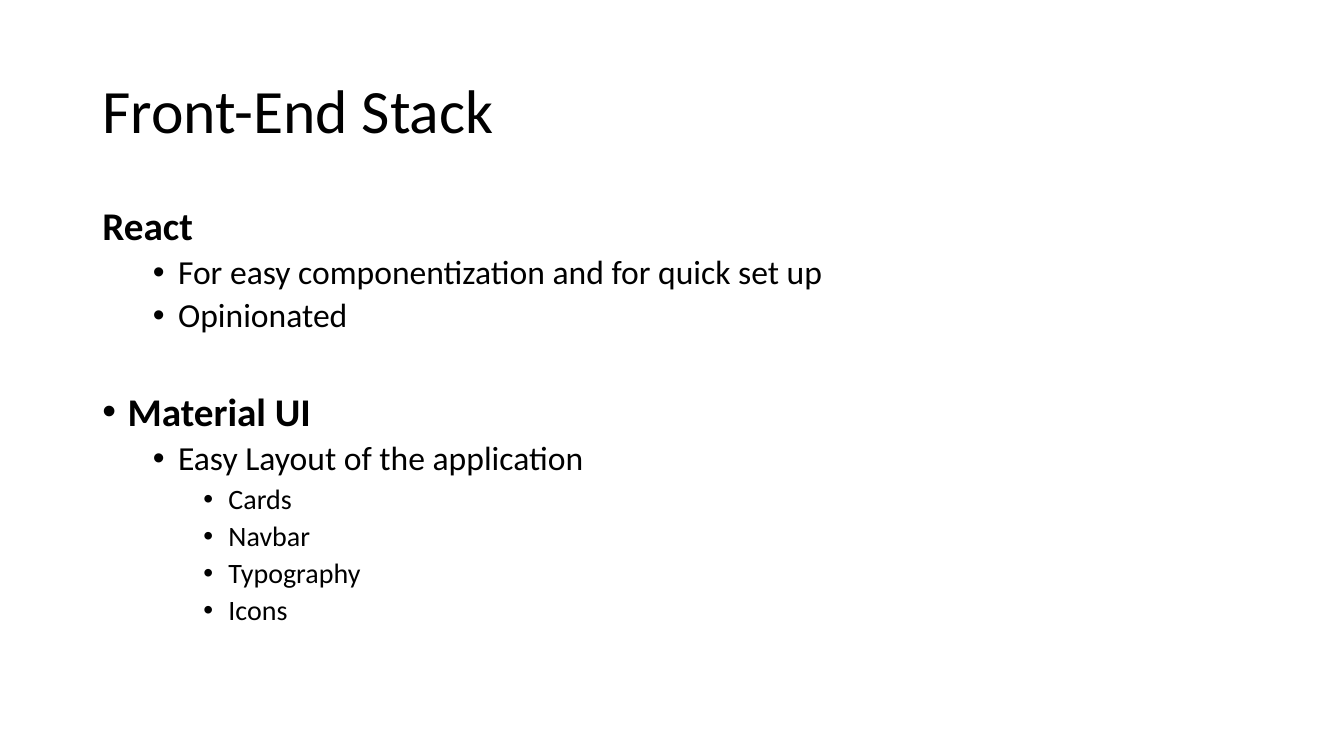
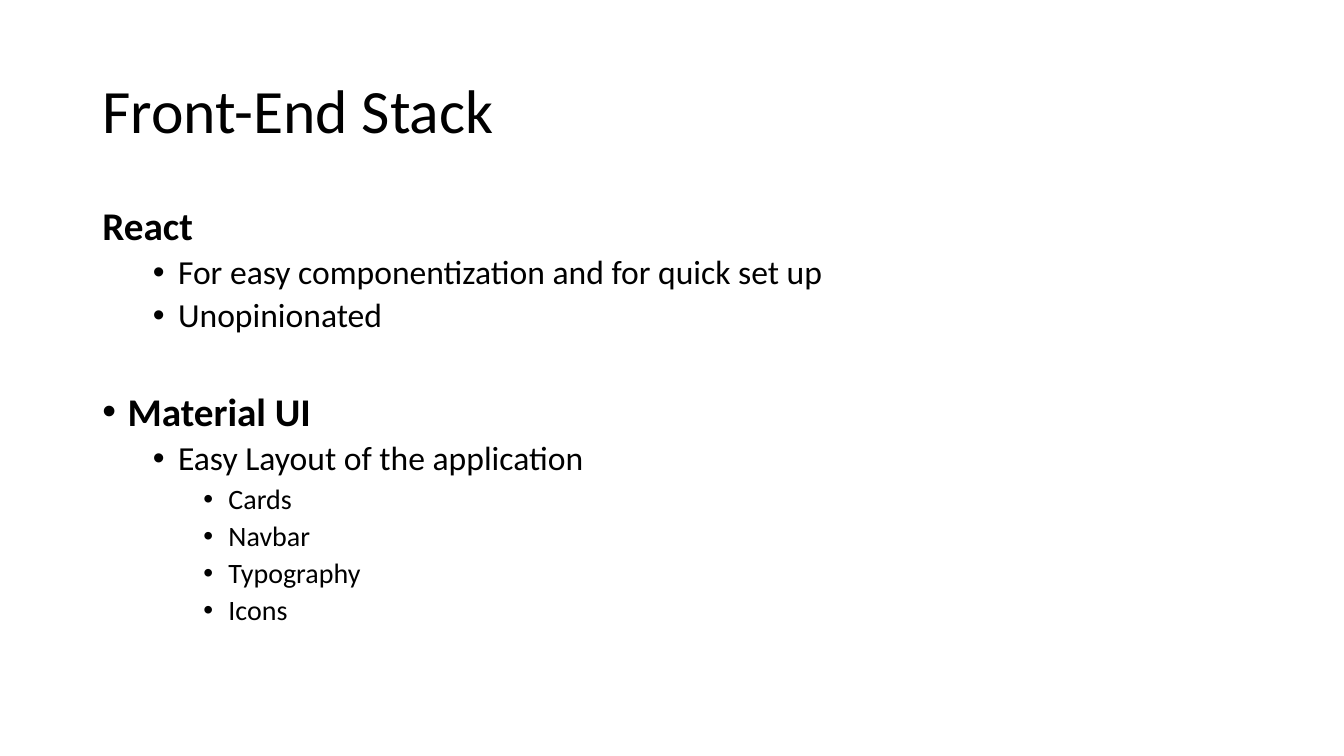
Before and after one commit to anandharshan/intuit2, a slide deck: slide 3 of Arch and decision choices.pptx. Drawn at 1344x756 pixels with LibreOffice and Linux fonts; fonts in the diff are those of the drawing. Boxes give left, top, right and bottom in pixels: in the first picture for what was removed or moved away, otherwise in the second. Text is boxed around its words. In the diff, an @@ line names an element or a change of style, - is before the commit and + after.

```diff
--- a/Arch and decision choices.pptx
+++ b/Arch and decision choices.pptx
@@ text at [178,303,382,333]: text changed @@
-  • Opinionated
+  • Unopinionated
```
Also in this commit, not shown: 1 other slide changed, 1 slide added.
